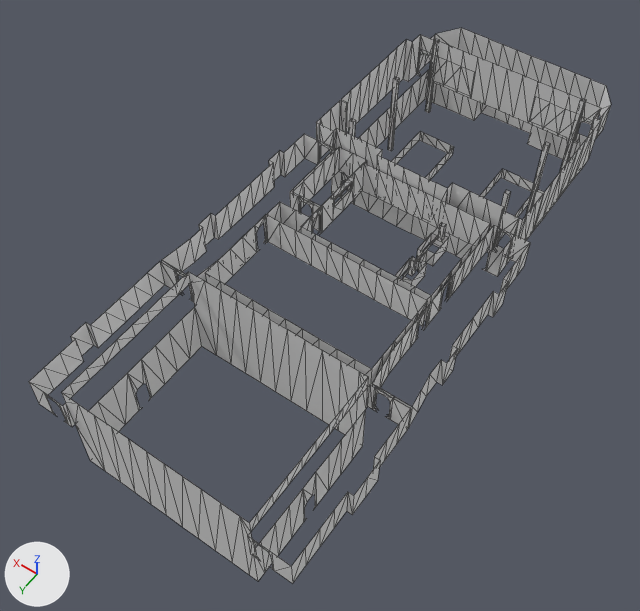
An edit to the OBJ model projects/BasicEngine/res/map/Level_1_Walls.obj, drawn before and after from the same camera.
Before and after are seen from a 50 mm camera at (-19.8, 52.1, 43.7) aimed at (1.3, 22.7, -2.6). Lighting does not change. The marker at lower left points along +X, +Y and +Z. Mesh edges are drawn as thin lines. Where no turn or scale is listed for an object, it has been applied to the vertices. Vertices at the same position are counted once.

The scene before the commit, as lines of its bpy script (objects in view):
```python
me_level_1_walls = bpy.data.meshes.new('Level_1_Walls')
me_level_1_walls.from_pydata(...)  # 1195 vertices, 1218 faces; spans x -9.4..9.4, y -3.0..39.5, z -4.3..3.7
me_level_1_walls.materials.append(mat_walls)  # white #e7e7e7
ob_level_1_walls = bpy.data.objects.new('Level_1_Walls', me_level_1_walls)
ob_level_1_walls.location = (0.0, 0.0, 0.0)
```
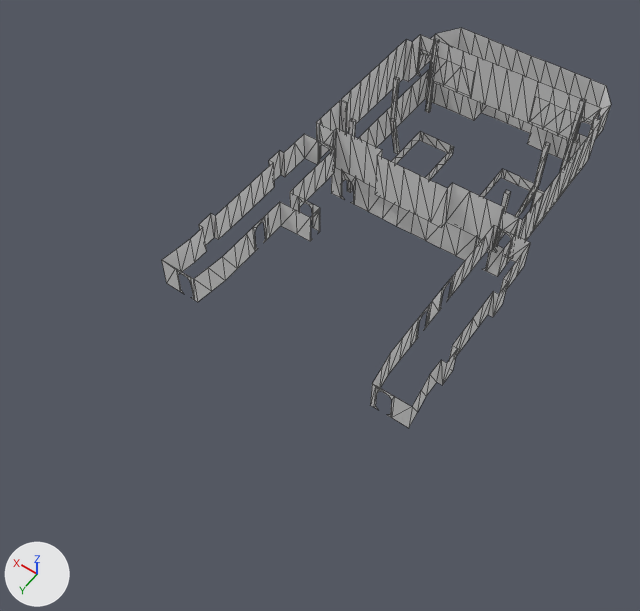
What differs and where, as boxes (x1, y1, x2, y2) in the pictures (640 x 611 px):
'Level_1_Walls', reshaped (23% narrower, 28% shorter): before (29, 28, 611, 584); after (162, 28, 611, 428)
part 1 of me_level_1_walls, deleted: before (29, 147, 490, 584)
part 2 of me_level_1_walls, built on: before (388, 77, 550, 215); after (390, 77, 550, 213)

Patch to the scene script:
```diff
--- a/projects/BasicEngine/res/map/Level_1_Walls.obj.py
+++ b/projects/BasicEngine/res/map/Level_1_Walls.obj.py
@@ me_level_1_walls @@
 # used by ob_level_1_walls; location = (0.0, 0.0, 0.0)
-me_level_1_walls.from_pydata(...)  # 1195 vertices, 1218 faces; spans x -9.4..9.4, y -3.0..39.5, z -4.3..3.7
+me_level_1_walls.from_pydata(...)  # 716 vertices, 720 faces; spans x -9.1..9.1, y -3.0..28.6, z -4.0..3.7
+# me_level_1_walls part 1: 6 loose pieces with 487 vertices, spanning x -9.4..9.4, y 13.8..39.5, z -4.3..3.4, are deleted
+# me_level_1_walls part 2
+# 8 vertices are removed from x -6.1..6.1, y 6.6..6.9, z -3.0
+# 16 faces are deleted
+# 8 vertices are added at x -5.5..5.5, y 6.6..6.9, z -3.0
+# 8 new vertices lie (0.0, 0.0, -3.9) away from vertices in x -6.1..6.1, y 6.6..6.9, z 3.7
+# 32 new faces join them
 me_level_1_walls.materials.append(mat_walls)
```
